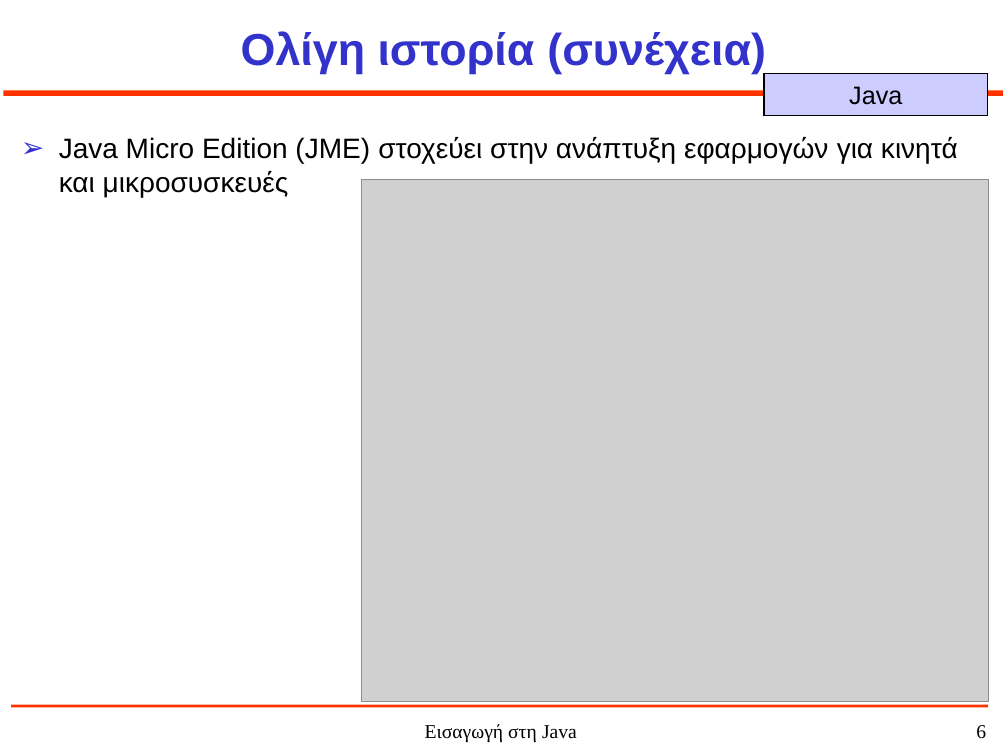
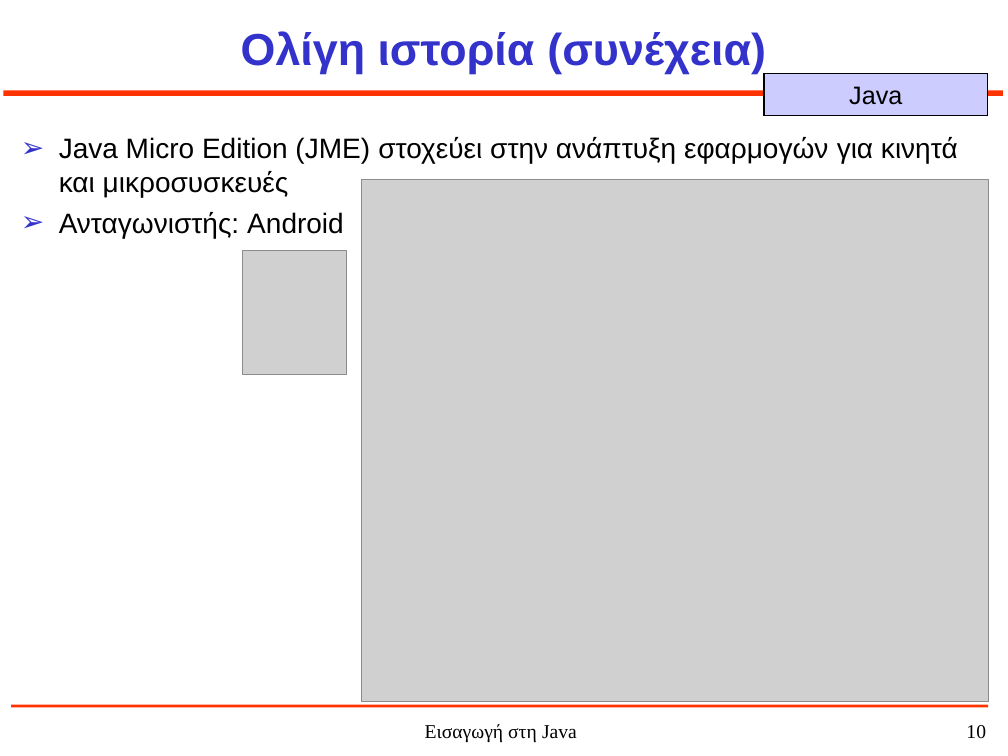
Before and after one commit to jkost/jkost.github.io, a slide deck: slide 10 of Java/slides/1-JavaHistory.ppt (slide 6 before the commit). Drawn at 1008x756 pixels with LibreOffice and Linux fonts; fonts in the diff are those of the drawing; grey boxes stand for pictures. Boxes give left, top, right and bottom in pixels: in the first picture for what was removed or moved away, otherwise in the second. Text is boxed around its words. In the diff, an @@ line names an element or a change of style, - is before the commit and + after.

```diff
--- a/Java/slides/1-JavaHistory.ppt
+++ b/Java/slides/1-JavaHistory.ppt
@@ text at box(59, 212, 344, 238): paragraph added @@
+➢ Ανταγωνιστής: Android
@@ picture added at box(242, 251, 347, 374) @@
@@ page number at box(966, 725, 986, 739): text changed @@
-6
+10
```
Also in this commit, not shown: 3 other slides changed, 4 slides added, 3 other files.
